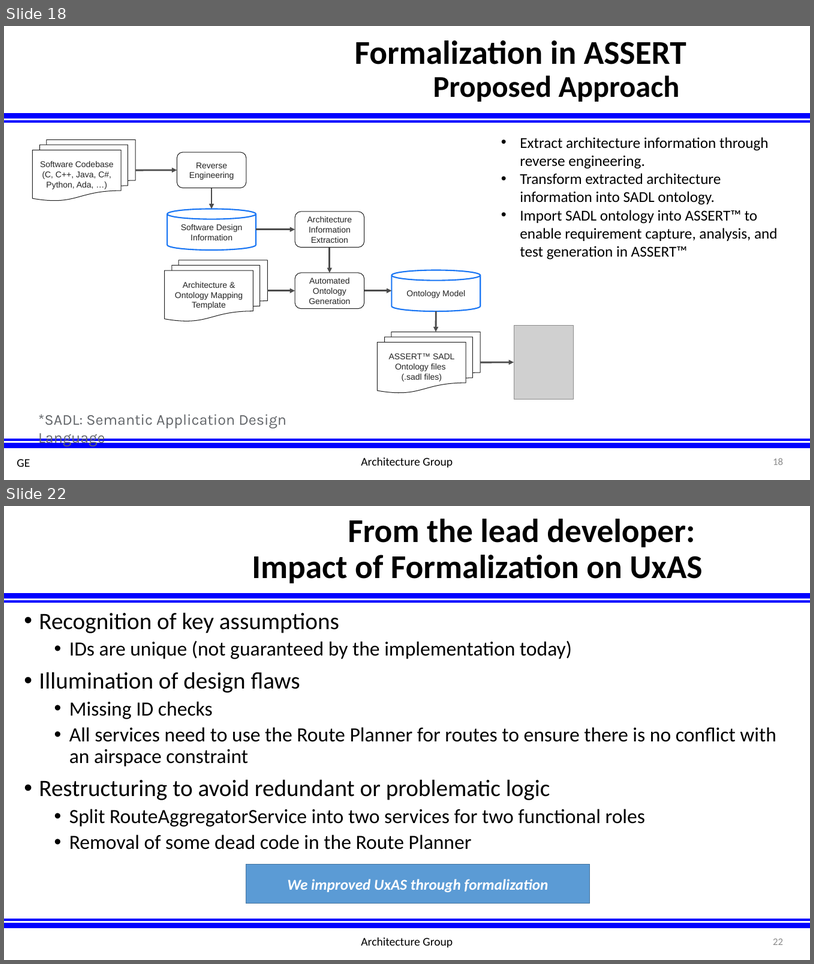
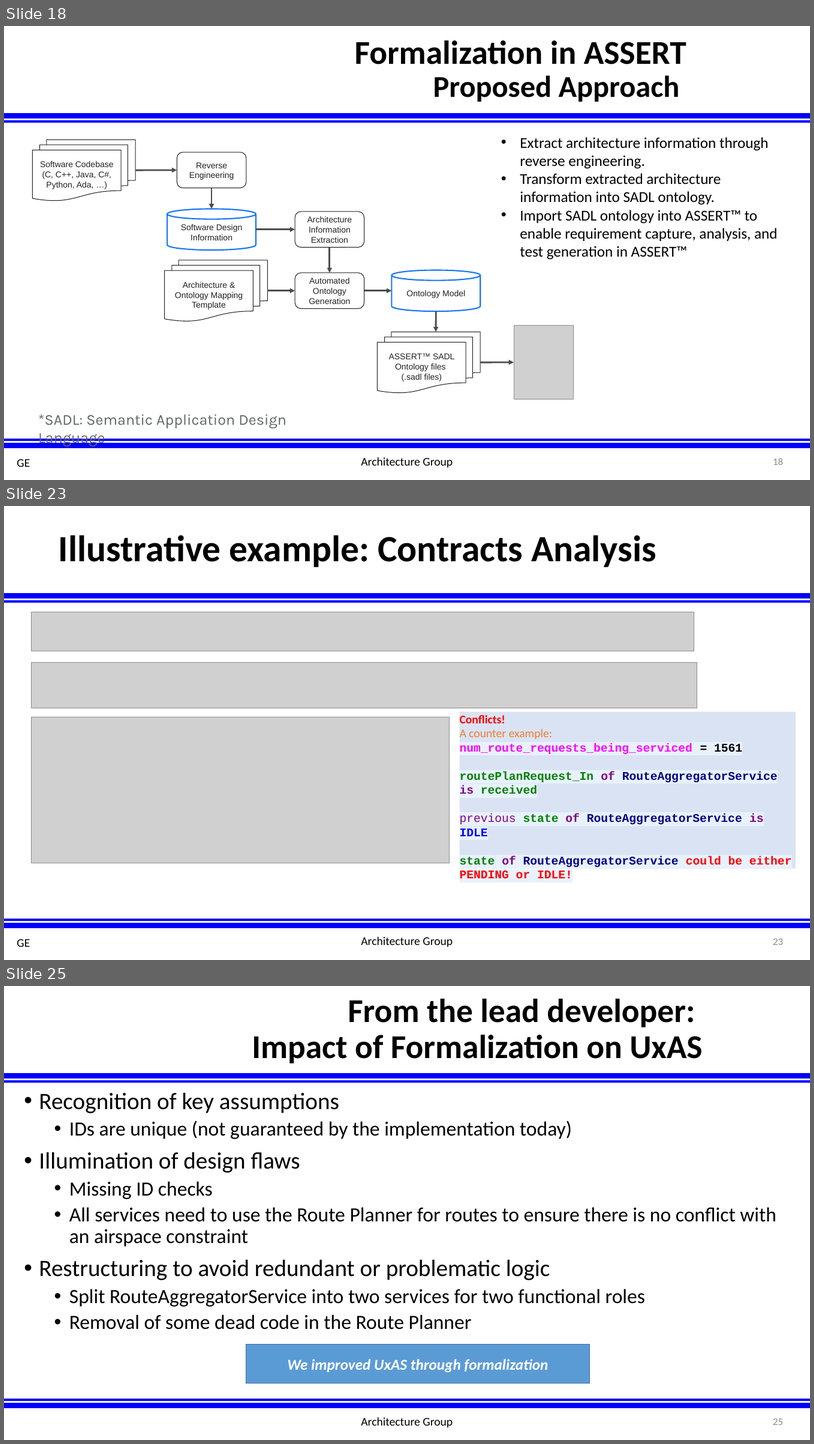
Before and after one commit to afrl-rq/OpenUxAS-SoI, a slide deck: presentations/S5_SoI_Architecture_Group.pptx. Shown one above the other, each under a label of ours: slides 18 and 22 before the commit, slides 18, 23 and 25 after it; the slides between them are not shown. The pictures are 814x964 and 814x1444 pixels, drawn with LibreOffice and Linux fonts; fonts in the diff are those of the drawing; grey boxes stand for pictures; background and template pictures are left out. Boxes give left, top, right and bottom in pixels: in the first picture for what was removed or moved away, otherwise in the second. Text is boxed around its words. In the diff, an @@ line names an element or a change of style, - is before the commit and + after.

```diff
--- a/presentations/S5_SoI_Architecture_Group.pptx
+++ b/presentations/S5_SoI_Architecture_Group.pptx
@@ slide 23 added at bbox=[4, 506, 810, 960], background #FFFFFF; not listed: 5 template elements that a slide beside it also shows @@
@@ title added at bbox=[59, 535, 657, 567], 44 pt, text #000000, bold @@
+Illustrative example: Contracts Analysis
@@ picture added at bbox=[31, 612, 694, 651] @@
@@ picture added at bbox=[31, 662, 697, 708] @@
@@ picture added at bbox=[31, 717, 449, 864] @@
@@ rectangle added at bbox=[460, 712, 797, 868], fill #DAE3F3, 14 pt, text #000080, bold @@
+Conflicts!
+A counter example:
+num_route_requests_being_serviced = 1561
+routePlanRequest_In of RouteAggregatorService is received
+previous state of RouteAggregatorService is IDLE
+state of RouteAggregatorService could be either PENDING or IDLE!
@@ text added at bbox=[361, 936, 453, 946], 14 pt, text #000000 @@
+Architecture Group
@@ text added at bbox=[17, 939, 30, 946], 14 pt, text #000000 @@
+GE
@@ what was slide 22 is now slide 25 @@
@@ page number at bbox=[773, 1418, 783, 1425]: text changed @@
-22
+25
```
Also in this commit, not shown: 8 slides changed, 3 other slides added.
